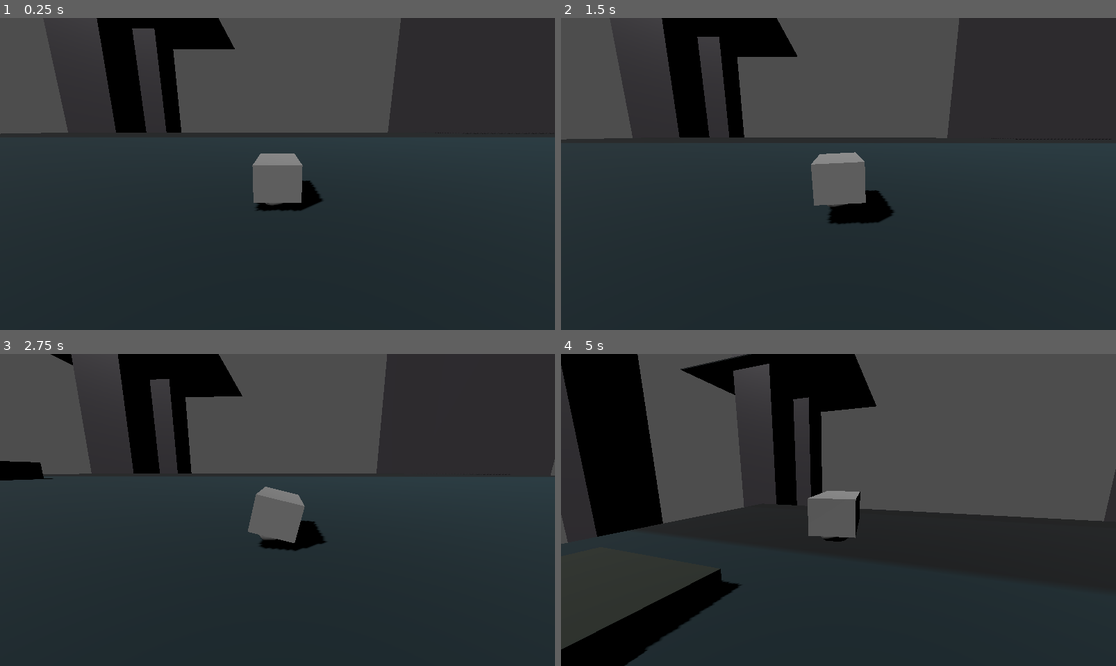
Above: before the commit, frames 1-4 (two rows, left to right).
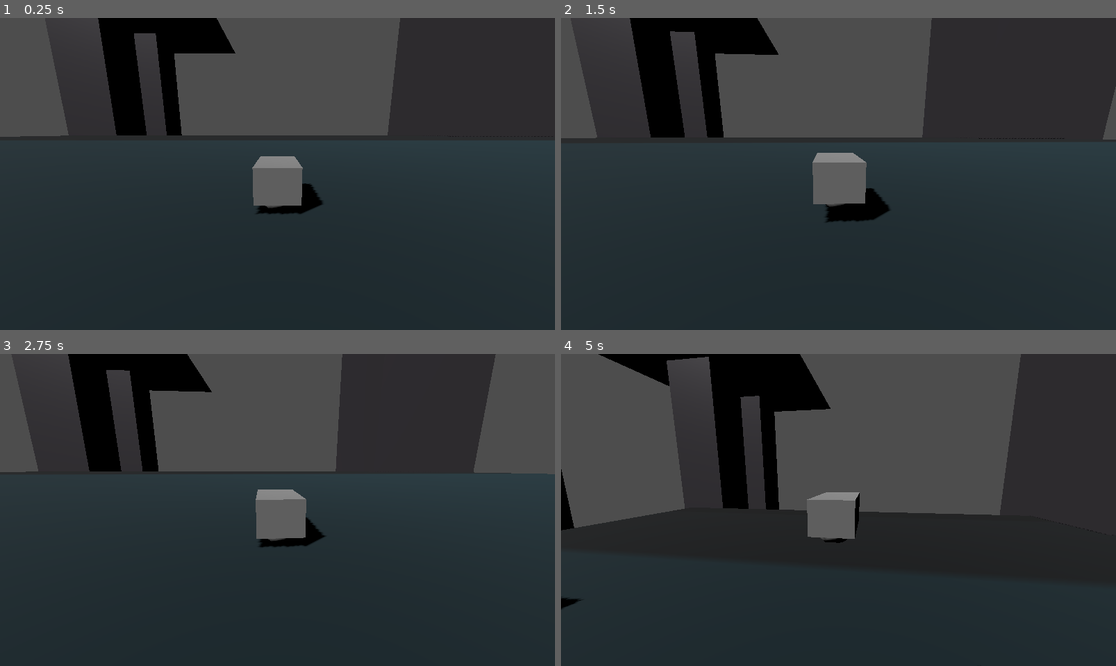
Above: after the commit, the same moments.

Repository: TaxiService/fcar
Game: Godot game, scene res://main.tscn
Two runs of this game, one before a commit and one after it. Both use one fixed random seed, a clock stepped at 60 frames per second and the inputs below. The engine's default icon, where the game draws it, is replaced by a stand-in: a white triangle on a blue panel in a dark square.
Inputs:
- Up to frame 1 (0.25 s): no input
- Up to frame 2 (1.5 s): hold D (strafe_right) 0.53-1.28 s; hold C (crouch) 0.53-1.28 s; tap Space (jump) at 0.77, 0.8, 1.07, 1.35 s; hold S (backward) from 1.28 s (still down)
- Up to frame 3 (2.75 s): tap Space (jump) at 1.52, 1.82, 2.3 s; tap C (crouch) at 1.55 s; release S (backward) at 2.03 s; hold D (strafe_right) from 2.03 s (still down); hold C (crouch) from 2.03 s (still down)
- Up to frame 4 (5 s): release D (strafe_right) at 2.78 s; release C (crouch) at 2.78 s; hold W (forward) 2.78-3.53 s; tap C (crouch) at 2.85, 4.35 s; tap Space (jump) at 3.02, 3.32, 4.52, 4.82 s; hold Space (jump) 3.53-4.28 s; hold A (strafe_left) from 3.53 s (still down)

The runs differ from the first frame. In frame 1, 1.3% of the frame differs, in the area x 0-98%, y 0-63%; in frame 2, 10%; in frame 3, 17%; in frame 4, 33%, in the area x 0-100%, y 0-100%.

Commit message:
Implement flying car crash recovery system and physics improvements
- Add 3-stage crash recovery system (disabled → grace period → normal)
  - Car disables for 2s when tilted beyond threshold (roll/pitch)
  - Grace period with 4s immunity and auto-flip assist to recover
  - All controls disabled during crash, preventing infinite loops
- Implement dynamic damping system based on stability state
  - Higher damping when stable for smoother flight
  - Lower damping when disabled for realistic tumbling
- Fix camera to follow yaw only (no roll/pitch jolting)
  - Camera stays level when car banks or crashes
  - Smooth position and rotation interpolation
- Add wheel marker nodes for future force-based banking
- Reverse Q/E turning controls for more intuitive feel
- Fix height lock to update target after crash recovery
- Update default physics values and set gravity scale to 2.0

🤖 Generated with [Claude Code](https://claude.com/claude-code)

Co-Authored-By: Claude Sonnet 4.5 <noreply@anthropic.com>

Diff:
--- a/Camera3D.gd
+++ b/Camera3D.gd
@@ -1,23 +1,43 @@
 extends Camera3D
 
 @export var target: Node3D
-@export var offset: Vector3 = Vector3(0,1,5)
-
-#func _process(delta):
-	#look_at(target.global_position, Vector3.UP)
-	#print(target.global_basis.x)
-	#global_transform.origin = target.global_transform.origin
-
-@export var lerp_speed = 20
-#@export var target: Node3D
-#@export var offset = Vector3.ZERO
+@export var offset: Vector3 = Vector3(0, 1, 5)
+@export var lerp_speed: float = 20.0
+@export var rotation_lerp_speed: float = 8.0  # Slower rotation follow for smoothness
 
 func _physics_process(delta):
 	if !target:
 		return
 
-	var target_xform = target.global_transform.translated_local(offset)
-	#var target_xform = target.global_transform.looking_at(target.global_transform.origin, Vector3.UP) #no
-	global_transform = global_transform.interpolate_with(target_xform, lerp_speed * delta)
+	# Extract only the yaw (Y-axis rotation) from the target
+	# This prevents camera from rolling/pitching with the car
+	# In Godot, -Z is forward, so we use -basis.z
+	var target_forward = -target.global_transform.basis.z
+	var target_yaw_forward = Vector3(target_forward.x, 0, target_forward.z).normalized()
 
-	look_at(target.global_transform.origin, Vector3.UP ) #target.transform.basis.y
+	# Handle case where car is pointing straight up/down
+	if target_yaw_forward.length() < 0.01:
+		target_yaw_forward = -target.global_transform.basis.x
+		target_yaw_forward.y = 0
+		target_yaw_forward = target_yaw_forward.normalized()
+
+	# Create a transform that only follows yaw, not roll/pitch
+	var yaw_basis = Basis.looking_at(target_yaw_forward, Vector3.UP)
+
+	# Calculate camera target position using yaw-only rotation
+	var offset_rotated = yaw_basis * offset
+	var target_position = target.global_position + offset_rotated
+
+	# Smoothly interpolate camera position
+	global_position = global_position.lerp(target_position, lerp_speed * delta)
+
+	# Smoothly look at the target
+	var look_target = target.global_position
+	var current_forward = -global_transform.basis.z
+	var desired_forward = (look_target - global_position).normalized()
+	var smoothed_forward = current_forward.lerp(desired_forward, rotation_lerp_speed * delta).normalized()
+
+	# Update camera orientation
+	if smoothed_forward.length() > 0.01:
+		var new_basis = Basis.looking_at(smoothed_forward, Vector3.UP)
+		global_transform.basis = new_basis
--- a/FCar.gd
+++ b/FCar.gd
@@ -2,69 +2,144 @@
 
 var lock_height: bool = false
 var target_height: float
+var is_stable: bool = true  # Tracks if car is stable enough for stabilizers/wheels
+var disabled_time_remaining: float = 0.0  # Time until stabilizers can re-enable
+var grace_period_remaining: float = 0.0  # Immunity period after recovery
 
 @export var vertical_force: float = 75.0
 @export var forward_force: float = 75.0
 @export var backward_force: float = 65.0
 @export var sideways_force: float = 50.0
-@export var yaw_torque: float = 3.0
-@export var stabilizer_strength: float = 50.0
+@export var yaw_torque: float = 3.5
+@export var stabilizer_strength: float = 20.0
+@export var max_tilt_for_stabilizer: float = 60.0  # Disable stabilizer beyond this tilt angle (degrees)
+@export var recovery_time: float = 2.0  # How long stabilizers stay disabled after exceeding tilt
+@export var grace_period: float = 4.0  # Immunity time after recovery - can't be disabled again
+@export var auto_flip_strength: float = 30.0  # Torque to help flip car upright during grace period
+@export var stable_angular_damp: float = 3.0  # Angular damping when stabilizers active
+@export var unstable_angular_damp: float = 1.0  # Angular damping when disabled/tumbling
+@export var stable_linear_damp: float = 2.0  # Linear damping when stabilizers active
+@export var unstable_linear_damp: float = 1.0  # Linear damping when disabled/tumbling
+
+# Wheel/corner nodes for future force application
+# These should be Marker3D children positioned at the car's corners
+@onready var wheel_front_left: Node3D = $WheelFrontLeft if has_node("WheelFrontLeft") else null
+@onready var wheel_front_right: Node3D = $WheelFrontRight if has_node("WheelFrontRight") else null
+@onready var wheel_back_left: Node3D = $WheelBackLeft if has_node("WheelBackLeft") else null
+@onready var wheel_back_right: Node3D = $WheelBackRight if has_node("WheelBackRight") else null
 
 func engage_heightlock():
 	lock_height = !lock_height
 	target_height = global_transform.origin.y
 
 func _physics_process(delta):
-	if Input.is_action_just_pressed("height_brake"):
-		engage_heightlock()
+	# Check stability first (before processing inputs)
+	var car_up = global_transform.basis.y
+	var tilt_angle = rad_to_deg(acos(clamp(car_up.dot(Vector3.UP), -1.0, 1.0)))
 
-	if lock_height:
-		#linear_damp = 3
-		apply_central_force(\
-		Vector3.UP * mass * 2*(vertical_force/3) *\
-		(target_height - global_transform.origin.y)\
-		)
-	#if not lock_height:
-		#linear_damp = 1
+	# Count down disabled timer and detect expiry
+	if disabled_time_remaining > 0.0:
+		disabled_time_remaining -= delta
+		# Check if just expired this frame
+		if disabled_time_remaining <= 0.0:
+			# Recovery complete - start grace period
+			grace_period_remaining = grace_period
+			# Update height lock target to current position (don't jump back up)
+			if lock_height:
+				target_height = global_transform.origin.y
+			print("Recovery complete! Starting grace period: ", grace_period, "s")
 
-	if Input.is_action_pressed("jump"):
-		if lock_height: target_height = global_transform.origin.y
-		apply_central_force(Vector3.UP * vertical_force * mass)
-	if Input.is_action_just_released("jump"):
-		if lock_height: target_height = global_transform.origin.y
+	# Count down grace period
+	if grace_period_remaining > 0.0:
+		grace_period_remaining -= delta
+		if grace_period_remaining <= 0.0:
+			print("Grace period ended - back to normal")
 
-	if Input.is_action_pressed("crouch"):
-		if lock_height: target_height = global_transform.origin.y
-		apply_central_force(Vector3.DOWN * (vertical_force/2) * mass)
-	if Input.is_action_just_released("crouch"):
-		if lock_height: target_height = global_transform.origin.y
+	# State machine for stability
+	if disabled_time_remaining > 0.0:
+		# Currently disabled - no control
+		is_stable = false
+	elif grace_period_remaining > 0.0:
+		# In grace period - always stable, can't be disabled again
+		is_stable = true
+	else:
+		# Normal operation - check tilt threshold
+		if tilt_angle >= max_tilt_for_stabilizer:
+			# Car tilted too much - trigger recovery period
+			print("CRASH! Tilt angle: ", tilt_angle, "° - DISABLED for ", recovery_time, "s")
+			is_stable = false
+			disabled_time_remaining = recovery_time
+		else:
+			# Car is upright - enable
+			is_stable = true
 
-	if Input.is_action_pressed("forward"):
-		apply_central_force(-global_transform.basis.z * forward_force * mass)
-	if Input.is_action_pressed("backward"):
-		apply_central_force(global_transform.basis.z * backward_force * mass)
+	# Only accept inputs if car is stable/operational
+	if is_stable:
+		if Input.is_action_just_pressed("height_brake"):
+			engage_heightlock()
 
-	if Input.is_action_pressed("strafe_left"):
-		apply_central_force(-global_transform.basis.x * sideways_force * mass)
-	if Input.is_action_pressed("strafe_right"):
-		apply_central_force(global_transform.basis.x * sideways_force * mass)
+		if lock_height:
+			apply_central_force(\
+			Vector3.UP * mass * 2*(vertical_force/3) *\
+			(target_height - global_transform.origin.y)\
+			)
 
-	if Input.is_action_pressed("turn_left"):
-		apply_torque(global_transform.basis.z * yaw_torque*2 * mass)
-		apply_torque(global_transform.basis.y * yaw_torque * mass)
-		apply_torque(-global_transform.basis.x * yaw_torque*3 * mass)
-	if Input.is_action_pressed("turn_right"):
-		apply_torque(-global_transform.basis.z * yaw_torque*2 * mass)
-		apply_torque(-global_transform.basis.y * yaw_torque * mass)
-		apply_torque(-global_transform.basis.x * yaw_torque*3 * mass)
+		if Input.is_action_pressed("jump"):
+			if lock_height: target_height = global_transform.origin.y
+			apply_central_force(Vector3.UP * vertical_force * mass)
+		if Input.is_action_just_released("jump"):
+			if lock_height: target_height = global_transform.origin.y
 
-	#print(rad_to_deg(global_transform.basis.y.angle_to(Vector3.UP)) )
-	#print(global_transform.basis.get_rotation_quaternion().get_angle())
-	#print(global_transform.basis.get_rotation_quaternion().get_axis())
+		if Input.is_action_pressed("crouch"):
+			if lock_height: target_height = global_transform.origin.y
+			apply_central_force(Vector3.DOWN * (vertical_force/2) * mass)
+		if Input.is_action_just_released("crouch"):
+			if lock_height: target_height = global_transform.origin.y
 
-	var delta_quat: Quaternion = Quaternion(global_transform.basis.y, Vector3.UP)
-	var angle: float = delta_quat.get_angle()
-	var axis: Vector3 = delta_quat.get_axis()
+		if Input.is_action_pressed("forward"):
+			apply_central_force(-global_transform.basis.z * forward_force * mass)
+		if Input.is_action_pressed("backward"):
+			apply_central_force(global_transform.basis.z * backward_force * mass)
 
-	apply_torque(-angular_velocity * mass)
-	apply_torque(axis.normalized() * angle * mass * stabilizer_strength)
+		if Input.is_action_pressed("strafe_left"):
+			apply_central_force(-global_transform.basis.x * sideways_force * mass)
+		if Input.is_action_pressed("strafe_right"):
+			apply_central_force(global_transform.basis.x * sideways_force * mass)
+
+		# Simple turning with just yaw torque
+		# Q turns right, E turns left
+		if Input.is_action_pressed("turn_left"):  # Q key
+			apply_torque(global_transform.basis.y * yaw_torque * mass * 1.0)
+		if Input.is_action_pressed("turn_right"):  # E key
+			apply_torque(global_transform.basis.y * yaw_torque * mass * -1.0)
+
+	# Apply damping and stabilization based on stability state
+	if is_stable:
+		linear_damp = stable_linear_damp
+		angular_damp = stable_angular_damp
+
+		# Check if we're in grace period with heavy tilt - apply auto-flip assist
+		if grace_period_remaining > 0.0 and tilt_angle > max_tilt_for_stabilizer:
+			# Auto-flip mode: stronger torque to help flip car upright
+			var delta_quat: Quaternion = Quaternion(car_up, Vector3.UP)
+			var angle: float = delta_quat.get_angle()
+			var axis: Vector3 = delta_quat.get_axis()
+
+			# Strong corrective torque to flip back
+			apply_torque(axis.normalized() * angle * mass * auto_flip_strength)
+			# Extra damping to prevent over-rotation
+			apply_torque(-angular_velocity * mass * 1.5)
+		else:
+			# Normal stabilization forces
+			var delta_quat: Quaternion = Quaternion(car_up, Vector3.UP)
+			var angle: float = delta_quat.get_angle()
+			var axis: Vector3 = delta_quat.get_axis()
+
+			# Angular damping to prevent spinning
+			apply_torque(-angular_velocity * mass)
+			# Corrective torque to stay upright
+			apply_torque(axis.normalized() * angle * mass * stabilizer_strength)
+	else:
+		# Disabled - use lower damping, let it tumble naturally
+		linear_damp = unstable_linear_damp
+		angular_damp = unstable_angular_damp
--- a/main.tscn
+++ b/main.tscn
@@ -39,6 +39,9 @@
 size = Vector3(50, 500, 50)
 
 [sub_resource type="PhysicsMaterial" id="PhysicsMaterial_elbkq"]
+friction = 0.5
+bounce = 0.5
+absorbent = true
 
 [sub_resource type="BoxShape3D" id="BoxShape3D_eaf57"]
 size = Vector3(1, 0.8, 2)
@@ -207,22 +210,24 @@
 
 [node name="FCar" type="RigidBody3D" parent="."]
 transform = Transform3D(1, 0, 0, 0, 1, 0, 0, 0, 1, 0, 0.576183, 0)
-mass = 1000.0
+mass = 5000.0
 physics_material_override = SubResource("PhysicsMaterial_elbkq")
 gravity_scale = 2.0
 center_of_mass_mode = 1
 center_of_mass = Vector3(0, -0.3, 0)
+continuous_cd = true
+contact_monitor = true
 max_contacts_reported = 10
-contact_monitor = true
-linear_damp = 2.0
+linear_damp = 1.0
 angular_damp = 1.0
 script = ExtResource("1_fr0kx")
+max_tilt_for_stabilizer = 20.0
 
 [node name="CollisionShape3D" type="CollisionShape3D" parent="FCar"]
 shape = SubResource("BoxShape3D_eaf57")
 
 [node name="CollisionShape3D2" type="CollisionShape3D" parent="FCar"]
-transform = Transform3D(1, 0, 0, 0, 1, 0, 0, 0, 1, 0, -0.44078, 0)
+transform = Transform3D(1, 0, 0, 0, 1, 0, 0, 0, 1, 0, -0.4, 0)
 shape = SubResource("ConvexPolygonShape3D_1juei")
 
 [node name="MeshInstance3D" type="MeshInstance3D" parent="FCar"]
@@ -231,3 +236,15 @@
 [node name="MeshInstance3D2" type="MeshInstance3D" parent="FCar"]
 transform = Transform3D(1.00635, 0, 0, 0, -4.3225e-08, -0.670446, 0, 0.988872, -2.93061e-08, 0, -0.336463, 0)
 mesh = SubResource("CapsuleMesh_feaec")
+
+[node name="WheelFrontLeft" type="Marker3D" parent="FCar"]
+transform = Transform3D(1, 0, 0, 0, 1, 0, 0, 0, 1, -0.5, 0.1, -1)
+
+[node name="WheelFrontRight" type="Marker3D" parent="FCar"]
+transform = Transform3D(1, 0, 0, 0, 1, 0, 0, 0, 1, 0.5, 0.1, -1)
+
+[node name="WheelBackLeft" type="Marker3D" parent="FCar"]
+transform = Transform3D(1, 0, 0, 0, 1, 0, 0, 0, 1, -0.5, 0.1, 1)
+
+[node name="WheelBackRight" type="Marker3D" parent="FCar"]
+transform = Transform3D(1, 0, 0, 0, 1, 0, 0, 0, 1, 0.5, 0.1, 1)
--- a/project.godot
+++ b/project.godot
@@ -12,7 +12,7 @@
 
 config/name="Fcar"
 run/main_scene="res://main.tscn"
-config/features=PackedStringArray("4.2", "Forward Plus")
+config/features=PackedStringArray("4.5", "Forward Plus")
 config/icon="res://icon.svg"
 
 [dotnet]
@@ -23,46 +23,46 @@
 
 forward={
 "deadzone": 0.5,
-"events": [Object(InputEventKey,"resource_local_to_scene":fa …(172 unchanged characters)… eycode":87,"key_label":0,"unicode":119,"echo":false,"script":null)
+"events": [Object(InputEventKey,"resource_local_to_scene":fa …(172 unchanged characters)… eycode":87,"key_label":0,"unicode":119,"location":0,"echo":false,"script":null)
 ]
 }
 backward={
 "deadzone": 0.5,
-"events": [Object(InputEventKey,"resource_local_to_scene":fa …(172 unchanged characters)… eycode":83,"key_label":0,"unicode":115,"echo":false,"script":null)
+"events": [Object(InputEventKey,"resource_local_to_scene":fa …(172 unchanged characters)… eycode":83,"key_label":0,"unicode":115,"location":0,"echo":false,"script":null)
 ]
 }
 turn_left={
 "deadzone": 0.5,
-"events": [Object(InputEventKey,"resource_local_to_scene":fa …(172 unchanged characters)… eycode":81,"key_label":0,"unicode":113,"echo":false,"script":null)
+"events": [Object(InputEventKey,"resource_local_to_scene":fa …(172 unchanged characters)… eycode":81,"key_label":0,"unicode":113,"location":0,"echo":false,"script":null)
 ]
 }
 turn_right={
 "deadzone": 0.5,
-"events": [Object(InputEventKey,"resource_local_to_scene":fa …(172 unchanged characters)… eycode":69,"key_label":0,"unicode":101,"echo":false,"script":null)
+"events": [Object(InputEventKey,"resource_local_to_scene":fa …(172 unchanged characters)… eycode":69,"key_label":0,"unicode":101,"location":0,"echo":false,"script":null)
 ]
 }
 strafe_left={
 "deadzone": 0.5,
-"events": [Object(InputEventKey,"resource_local_to_scene":fa …(171 unchanged characters)… keycode":65,"key_label":0,"unicode":97,"echo":false,"script":null)
+"events": [Object(InputEventKey,"resource_local_to_scene":fa …(171 unchanged characters)… keycode":65,"key_label":0,"unicode":97,"location":0,"echo":false,"script":null)
 ]
 }
 strafe_right={
 "deadzone": 0.5,
-"events": [Object(InputEventKey,"resource_local_to_scene":fa …(172 unchanged characters)… eycode":68,"key_label":0,"unicode":100,"echo":false,"script":null)
+"events": [Object(InputEventKey,"resource_local_to_scene":fa …(172 unchanged characters)… eycode":68,"key_label":0,"unicode":100,"location":0,"echo":false,"script":null)
 ]
 }
 jump={
 "deadzone": 0.5,
-"events": [Object(InputEventKey,"resource_local_to_scene":fa …(171 unchanged characters)… keycode":32,"key_label":0,"unicode":32,"echo":false,"script":null)
+"events": [Object(InputEventKey,"resource_local_to_scene":fa …(171 unchanged characters)… keycode":32,"key_label":0,"unicode":32,"location":0,"echo":false,"script":null)
 ]
 }
 crouch={
 "deadzone": 0.5,
-"events": [Object(InputEventKey,"resource_local_to_scene":fa …(171 unchanged characters)… keycode":67,"key_label":0,"unicode":99,"echo":false,"script":null)
+"events": [Object(InputEventKey,"resource_local_to_scene":fa …(171 unchanged characters)… keycode":67,"key_label":0,"unicode":99,"location":0,"echo":false,"script":null)
 ]
 }
 height_brake={
 "deadzone": 0.5,
-"events": [Object(InputEventKey,"resource_local_to_scene":fa …(175 unchanged characters)… ode":4194325,"key_label":0,"unicode":0,"echo":false,"script":null)
+"events": [Object(InputEventKey,"resource_local_to_scene":fa …(175 unchanged characters)… ode":4194325,"key_label":0,"unicode":0,"location":0,"echo":false,"script":null)
 ]
 }
Not shown, added: Camera3D.gd.uid
Not shown, added: FCar.gd.uid
Not shown, changed: icon.svg.import
Not shown: 1 places in main.tscn that only renumber resources
